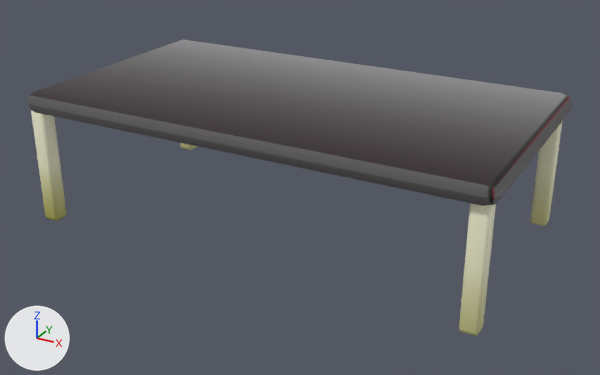
One commit to the FBX model Assets/Arts/Envi/Props/Props_Table_01.fbx: the scene before it, then after it.
Both versions are drawn from a camera (50 mm lens) standing at (1.59, -2.88, 1.6) and looking at (0.03, -0.04, 0.18). Lighting does not change. The marker at lower left points along +X, +Y and +Z. The older version comes first.

Objects in the first picture: 'Props_Table_01'.
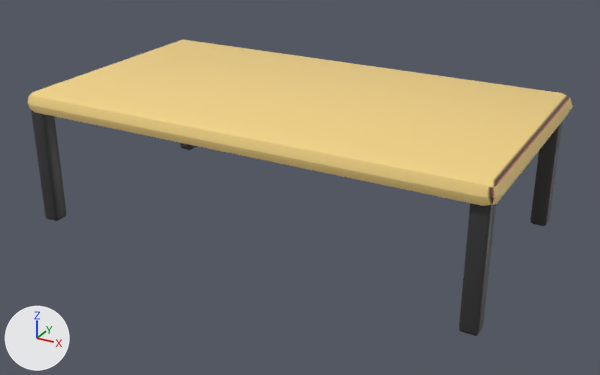
Pixel boxes [x1, y1, x2, y2] of what changed, in the pictures (600 x 375 px):
'Props_Table_01', surface changed (grey to yellow)
    both: [27, 40, 573, 336]

What changed in the scene script:
```text
Add img_warna_baruuu_png:
    img_warna_baruuu_png = load_image('warna baruuu.png', '../Texture/warna baruuu.png', 1024, 1024, 'sRGB')
Change mat_tex_env:
    mat_tex_env.texture: img_tex_env_png -> img_warna_baruuu_png
Change me_cube_018:
    where me_cube_018.from_pydata(...)  # 278 vertices, 264 faces; spans x -1.0..1.0, y -0.55..0.55, z -0.53..0.05
    used by ob_props_table_01; location = (0.0, 0.0, 0.536)
    me_cube_018 part 1: texture (UV) coordinates of 264 of 264 faces, centred in x -1.0..1.0, y -0.55..0.55, z -0.53..0.05, changed; they spanned u 0.13..0.25, v 0.63..1.0 and now span u 0.06..0.25, v 0.63..0.87
```
